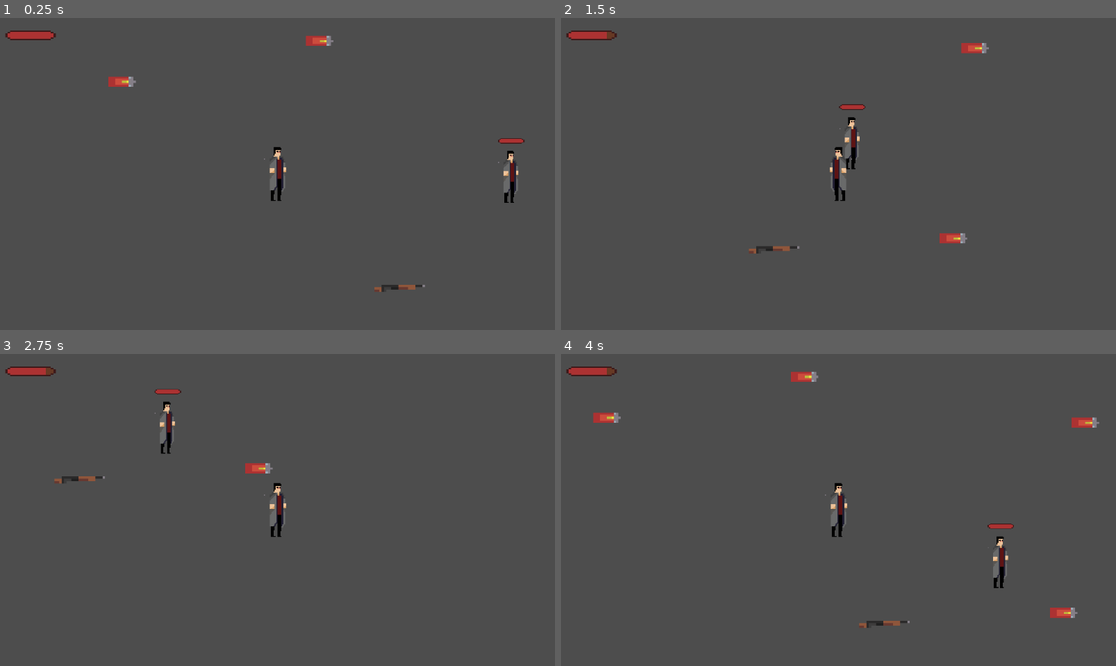
Above: before the commit, frames 1-4 (two rows, left to right).
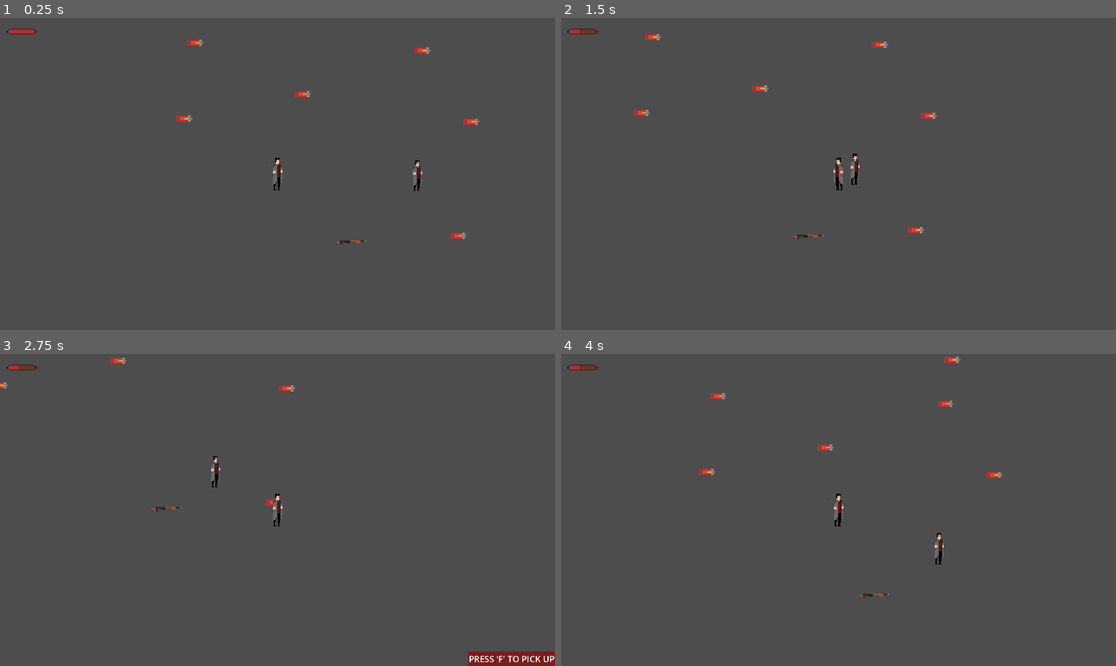
Above: after the commit, the same moments.

Repository: jawadnull/project_fire
Game: Godot game, scene res://Scenes/Main/Main.tscn
Two runs of this game, one before a commit and one after it. Both use one fixed random seed, a clock stepped at 60 frames per second and the inputs below.
Inputs (mouse positions are in pixels of both pictures, inside the frame that each line leads up to):
- Up to frame 1 (0.25 s): no input
- Up to frame 2 (1.5 s): tap Enter at 0.5 s; move the mouse to (960, 158) at 0.52 s; hold D (move_right) 0.53-1.28 s; tap Shift (dash) at 0.6 s; move the mouse to (727, 189) at 1.27 s; hold S (move_down) from 1.28 s (still down); tap F (pick_up) at 1.35 s
- Up to frame 3 (2.75 s): move the mouse to (333, 441) at 2.02 s; release S (move_down) at 2.03 s; press the mouse at (333, 441) at 2.03 s; hold D (move_right) from 2.03 s (still down)
- Up to frame 4 (4 s): tap F (pick_up) at 2.75 s; move the mouse to (810, 572) at 2.77 s; release D (move_right) at 2.78 s; release the mouse at (810, 572) at 2.78 s; hold W (move_up) 2.78-3.53 s; tap Q (switch_weapon) at 2.85 s; move the mouse to (1005, 556) at 3.52 s; hold A (move_left) from 3.53 s (still down); tap Shift (dash) at 3.6 s

The runs differ from the first frame. In frame 1, 1.8% of the frame differs, in the area x 1-95%, y 3-88%; in frame 2, 1.8%; in frame 3, 2.2%, in the area x 0-100%, y 1-100%; in frame 4, 2.1%.

Commit message:
pre_alpha_0.3.4

Diff:
--- a/Scenes/Characters/player.tscn
+++ b/Scenes/Characters/player.tscn
@@ -49,10 +49,10 @@
 [node name="Camera2D" type="Camera2D" parent="."]
 
 [node name="HealthBar" parent="Camera2D" instance=ExtResource("3_khnq4")]
-offset_left = -565.0
-offset_top = -315.0
-offset_right = -460.0
-offset_bottom = -258.0
+offset_left = -938.0
+offset_top = -520.0
+offset_right = -833.0
+offset_bottom = -463.0
 max_value = 1000.0
 value = 1000.0
 max_health = 1000
--- a/Scenes/Components/HealthBar.tscn
+++ b/Scenes/Components/HealthBar.tscn
@@ -5,6 +5,7 @@
 [ext_resource type="Script" path="res://Scripts/components/health_bar.gd" id="3_uyt7s"]
 
 [node name="HealthBar" type="TextureProgressBar"]
+z_index = 1
 offset_right = 250.0
 offset_bottom = 150.0
 value = 30.0
--- a/Scripts/Characters/player.gd
+++ b/Scripts/Characters/player.gd
@@ -5,10 +5,13 @@
 const DASH_DURATION = 0.2
 const DASH_COOLDOWN = 0.5
 const ACCELERATION = 1800
-const DECELERATION = 1400
+const DECELERATION = 1800
 const SHAKE_INTENSITY = 8  # How intense the shake is
 const SHAKE_DURATION = 0.1  # How long the shake lasts
 
+var knockback_power: int = 50
+var knockback = Vector2.ZERO  # Store the knockback vector
+var knockback_timer = 0.0  # Timer to track knockback duration
 var is_walking = false
 var last_direction = Vector2.ZERO
 var is_dashing = false
@@ -34,10 +37,20 @@
 
 
 func _physics_process(delta):
-	handle_input(delta)
 
-	# Move the character using the built-in velocity property
+	# Handle knockback
+	if knockback_timer > 0:
+		knockback_timer -= delta  # Decrease the timer
+		velocity += knockback  # Apply the knockback to the velocity
+		knockback = knockback.lerp(Vector2.ZERO, 0.1)  # Decay the knockback over time
+		if knockback.length() < 1:  # Stop applying knockback when it is negligible
+			knockback = Vector2.ZERO
+			knockback_timer = 0.0  # Reset timer
+	else:
+		# Only move and slide if not knocked back
+		handle_input(delta)  # Move the player
 	move_and_slide()
+
 
 	# Update dash timer
 	if dash_timer > 0:
@@ -160,7 +173,7 @@
 
 
 
-func _on_received_damage(damage: int) -> void:
+func _on_received_damage(damage: int, attacker_position: Vector2) -> void:
 	health.set_health(health.get_health() - damage)
 
 	# If player's health reaches 0, trigger death
@@ -168,11 +181,14 @@
 		_on_player_death()
 	else:
 		# Apply knockback effect
-		apply_knockback()
+		apply_knockback(attacker_position)
 
-func apply_knockback():
-	var knockback_force = -last_direction.normalized() * 200  # Adjust the multiplier for knockback intensity
-	velocity = knockback_force  # Apply knockback to the player's velocity
+
+func apply_knockback(attacker_position):
+	knockback = -last_direction.normalized() * knockback_power
+	knockback_timer = 0.2
+	print("Knockback: ", knockback)  # Debug knockback vector
+
 
 
 func _on_player_death():
--- a/Scripts/Enemis/walker.gd
+++ b/Scripts/Enemis/walker.gd
@@ -5,35 +5,63 @@
 @onready var health: HealthBar = $HealthBar  # Reference to the Health node
 @onready var hurtbox: HurtBox = $HurtBox  # Reference to the HurtBox
 
+var knockback_power = 200
 var speed = 100
 var dead = false
+var knockback = Vector2.ZERO  # Store the knockback vector
+var knockback_timer = 0.0  # Timer to track knockback duration
 
 func _ready() -> void:
 	dead = false
 	health.connect("health_depleted", Callable(self, "_on_enemy_death"))
 	hurtbox.connect("received_damage", Callable(self, "_on_received_damage"))
+	health.visible=false
 
 
 func _physics_process(delta: float) -> void:
+
+
 	if dead:
 		detection.set_deferred("monitoring", false)  # Disables the area from detecting
 		return
 
-	if detection.is_player_detected and detection.player != null:
-		var player_position = detection.player.position
-		var direction = (player_position - position).normalized()
-		velocity = direction * speed
-		position += velocity * delta
-		#animated_sprite_2d.play("walk")  # Play walk animation when moving
+	# Handle knockback
+	if knockback_timer > 0:
+		knockback_timer -= delta  # Decrease the timer
+		velocity = knockback
+		knockback = knockback.lerp(Vector2.ZERO, 0.1)  # Decay the knockback
+		if knockback.length() < 1:  # Stop applying knockback when it is negligible
+			knockback = Vector2.ZERO  # Reset knockback
+			knockback_timer = 0.0  # Reset timer
 	else:
-		velocity = Vector2.ZERO
-		#animated_sprite_2d.play("idle")  # Play idle animation when not moving
+		if detection.is_player_detected and detection.player != null:
+			var player_position = detection.player.position
+			var direction = (player_position - position).normalized()
+			velocity = direction * speed
+			#animated_sprite_2d.play("walk")  # Play walk animation when moving
+		else:
+			velocity = Vector2.ZERO
+			#animated_sprite_2d.play("idle")  # Play idle animation when not moving
+
+	# Move the enemy
+	move_and_slide()
 
 # Called when damage is received
-func _on_received_damage(damage: int) -> void:
+func _on_received_damage(damage: int,attacker_position: Vector2) -> void:
 	health.set_health(health.get_health() - damage)
+	print("Health: ", health.get_health())  # Debug
+	health.visible=true
+	apply_knockback(attacker_position)
 
-# Called when the enemy's health reaches 0
+
+func apply_knockback(attacker_position):
+	knockback = Vector2(0, -knockback_power) -attacker_position
+	knockback_timer = 0.2
+	print("Knockback: ", knockback)  # Debug knockback vector
+
+
+
+
 func _on_enemy_death() -> void:
 	dead = true
 	#animated_sprite_2d.play("death")  # Play death animation
--- a/Scripts/components/detection.gd
+++ b/Scripts/components/detection.gd
@@ -38,20 +38,20 @@
 # Called when a body enters the detection area
 func _on_body_entered(body: Node2D) -> void:
 	if body.is_in_group("Player"):
-		print("Player detected!")
+		#print("Player detected!")
 		player=body
 		start_alert()
 
 # Called when a body exits the detection area
 func _on_body_exited(body: Node2D) -> void:
 	if body.is_in_group("Player"):
-		print("Player lost!")
+		#print("Player lost!")
 		stop_alert()  # Start the alert stop countdown
 
 # Start alert and start checking line of sight
 func start_alert() -> void:
 	if not is_player_detected:  # Only start alert if not already in alert state
-		print("Alert started!")
+		#print("Alert started!")
 		is_player_detected = true
 		alert_timer.start()
 		if requires_line_of_sight:
@@ -60,13 +60,13 @@
 # Stop alert and start countdown for stopping the alert
 func stop_alert() -> void:
 	if is_player_detected:
-		print("Stopping alert countdown...")
+		#print("Stopping alert countdown...")
 		countdown_timer.start()  # Start the countdown timer
 
 # Final stop alert function after countdown
 func stop_alert_final() -> void:
 	if is_player_detected:
-		print("Alert stopped!")  # Debug statement
+		#print("Alert stopped!")  # Debug statement
 		is_player_detected = false
 		alert_timer.stop()  # Stop alert timer
 		los_timer.stop()  # Stop line of sight checks
@@ -79,7 +79,7 @@
 func check_line_of_sight() -> void:
 	if Global.player_Node and is_instance_valid(Global.player_Node):
 		if not has_line_of_sight():
-			print("Line of sight lost!")
+			#print("Line of sight lost!")
 			stop_alert()  # Stop alert if line of sight is lost
 
 # Check for line of sight
@@ -89,7 +89,7 @@
 		var ray_query = PhysicsRayQueryParameters2D.create(global_position, Global.player_Node.global_position)
 		ray_query.exclude = [self, Global.player_Node]  # Exclude the enemy itself and the player from the raycast
 
-		print("Raycasting from:", global_position, "to:", Global.player_Node.global_position)  # Debug output
+		#print("Raycasting from:", global_position, "to:", Global.player_Node.global_position)  # Debug output
 
 		var result = space_state.intersect_ray(ray_query)
 		if result.is_empty():
--- a/Scripts/components/hurtBox.gd
+++ b/Scripts/components/hurtBox.gd
@@ -14,4 +14,4 @@
 		var hitbox = area as HitBox
 		print("bullet entered")
 		health.set_health(health.get_health() - hitbox.damage)
-		emit_signal("received_damage", hitbox.damage)
+		emit_signal("received_damage", hitbox.damage, global_position)
--- a/project.godot
+++ b/project.godot
@@ -17,6 +17,12 @@
 [autoload]
 
 Global="*res://Scripts/Main/Global.gd"
+
+[display]
+
+window/size/viewport_width=1920
+window/size/viewport_height=1080
+window/vsync/vsync_mode=2
 
 [dotnet]
 
